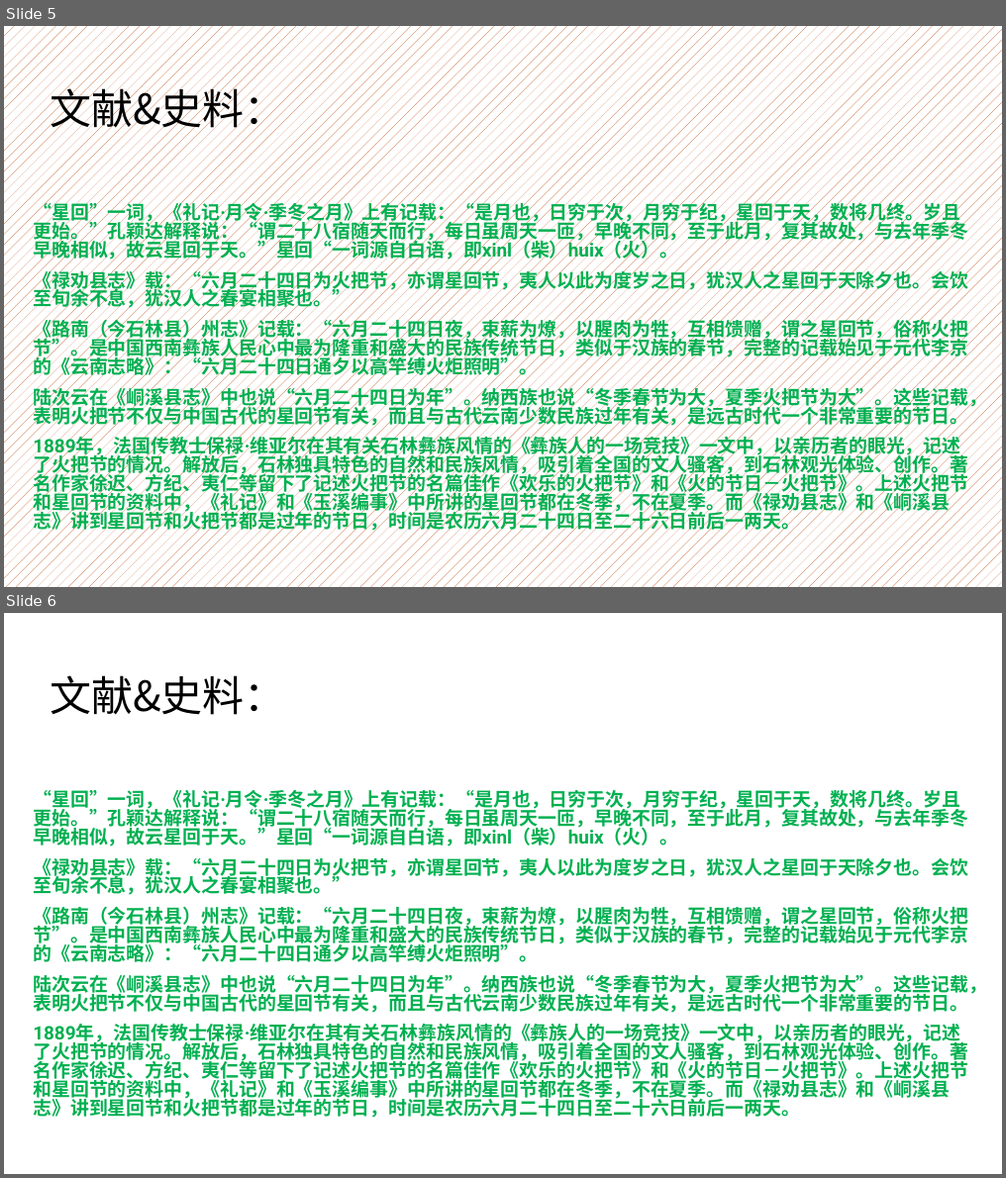
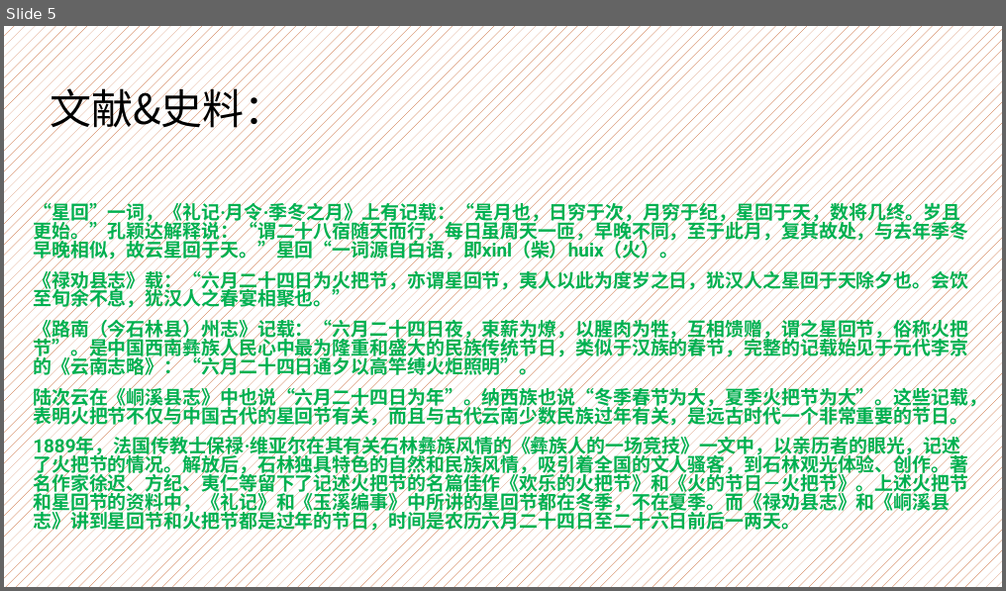
Before and after one commit to ry24-1/ry24-1.github.io, a slide deck: resources/dy.pptx. Shown one above the other, each under a label of ours: slides 5 and 6 before the commit, slide 5 after it. The pictures are 1006x1178 and 1006x591 pixels, drawn with LibreOffice and Linux fonts; fonts in the diff are those of the drawing. Boxes give left, top, right and bottom in pixels: in the first picture for what was removed or moved away, otherwise in the second. Text is boxed around its words. In the diff, an @@ line names an element or a change of style, - is before the commit and + after.

```diff
--- a/resources/dy.pptx
+++ b/resources/dy.pptx
@@ slide 6 removed at (4, 613, 1002, 1174), background #FFFFFF @@
@@ text removed at (50, 675, 285, 715) @@
-文献&史料：
@@ text removed at (33, 790, 987, 1118) @@
-“星回”一词，《礼记·月令·季冬之月》上有记载：“是月也，日穷于次，月穷于纪，星回于天，数将几终。岁且更始。”孔颖达解释说：“谓二十八宿随天而行，每日虽周天一匝，早晚不同，至于此月，复其故处，与去年季冬早晚相似，故云星回于天。”星回“一词源自白语，即xinl（柴）huix（火）。
-《禄劝县志》载：“六月二十四日为火把节，亦谓星回节，夷人以此为度岁之日，犹汉人之星回于天除夕也。会饮至旬余不息，犹汉人之春宴相聚也。”
-《路南（今石林县）州志》记载：“六月二十四日夜，束薪为燎，以腥肉为牲，互相馈赠，谓之星回节，俗称火把节”。是中国西南彝族人民心中最为隆重和盛大的民族传统节日，类似于汉族的春节，完整的记载始见于元代李京的《云南志略》：“六月二十四日通夕以高竿缚火炬照明”。
-陆次云在《峒溪县志》中也说“六月二十四日为年”。纳西族也说“冬季春节为大，夏季火把节为大”。这些记载，表明火把节不仅与中国古代的星回节有关，而且与古代云南少数民族过年有关，是远古时代一个非常重要的节日。
-1889年，法国传教士保禄·维亚尔在其有关石林彝族风情的《彝族人的一场竞技》一文中，以亲历者的眼光，记述了火把节的情况。解放后，石林独具特色的自然和民族风情，吸引着全国的文人骚客，到石林观光体验、创作。著名作家徐迟、方纪、夷仁等留下了记述火把节的名篇佳作《欢乐的火把节》和《火的节日－火把节》。上述火把节和星回节的资料中，《礼记》和《玉溪编事》中所讲的星回节都在冬季，不在夏季。而《禄劝县志》和《峒溪县志》讲到星回节和火把节都是过年的节日，时间是农历六月二十四日至二十六日前后一两天。
```
